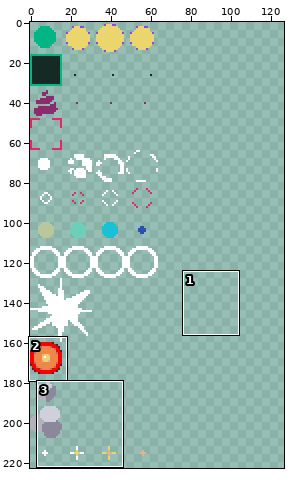
One commit to this sprite sheet: src/resource/img/bulletPattern.png. The first picture is a wide view before the edit; the outline marks the close-up.
Close-up. First the earlier version:
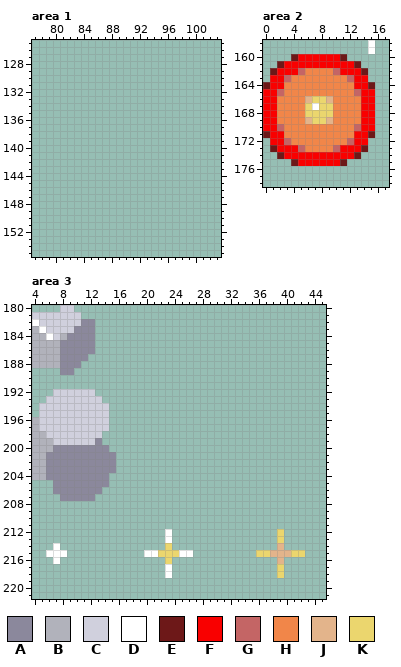
The file is 128x256 pixels. Shown: area 1: x 77..103, y 125..155; area 2: x 0..17, y 158..178; area 3: x 4..45, y 180..221. The wide view leaves out empty margins. The commit also changed other parts of the picture, which this record leaves out.
Palette (. is transparent): A #8b889c  B #b1b2bb  C #d0d0dd  D #ffffff  E #6d1818  F #f90000  G #c46565  H #f18649  J #e3b48b  K #ebd66e
The result:
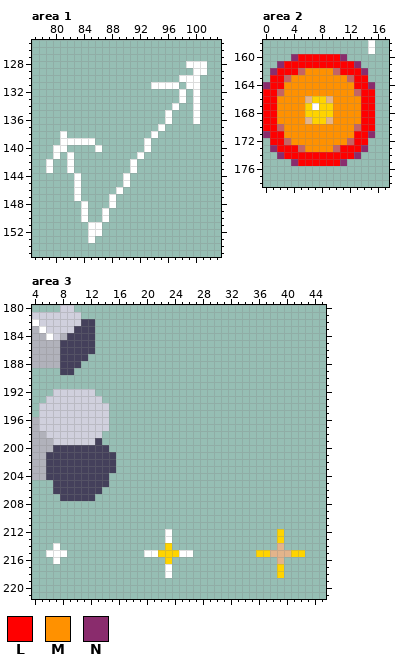
Colours new in this view: L #ff0000  M #ff9100  N #8a2c6d
Edits made:
Colour A changes from #8b889c to #44405b.
Colour K changes from #ebd66e to #ffd400.
Area 1:
Colour D is added in row 128 at x 99 to 101; in row 129 at x 100 to 101; in row 130 at x 98 to 100; in row 131 at x 94 to 97 and 99 to 100; in rows 132 to 133 at x 98 and 100; in row 134 at x 97 and 100.
Colour D is added in rows 135 to 136 at x 96 and 100; in row 137 at x 95; in row 138 at x 81 and 94; in row 139 at x 81 to 85 and 93; in row 140 at x 80 to 81, 86 and 93; in row 141 at x 80, 82 and 92.
Colour D is added in rows 142 to 143 at x 79, 82 and 91; in rows 144 to 145 at x 83 and 90; in row 146 at x 83 and 89; in row 147 at x 83 and 88; in row 148 at x 84 and 88; in rows 149 to 150 at x 84 and 87.
Colour D is added in rows 151 to 152 at x 85 to 86; in row 153 at x 85.
Area 2:
Colour L replaces colour F in row 160 at x 5 to 10; in row 161 at x 3 to 12; in row 162 at x 2 to 4 and 11 to 13; in rows 163 to 164 at x 1 to 2 and 13 to 14; in rows 165 to 170 at x 0 to 1 and 14 to 15; in rows 171 to 172 at x 1 to 2 and 13 to 14.
Colour L replaces colour F in row 173 at x 2 to 4 and 11 to 13; in row 174 at x 3 to 12; in row 175 at x 5 to 10.
Colour M replaces colour H in row 162 at x 6 to 9; in row 163 at x 4 to 11; in rows 164 to 165 at x 3 to 12; in rows 166 to 169 at x 2 to 5 and 10 to 13; in rows 170 to 171 at x 3 to 12; in row 172 at x 4 to 11.
Colour M replaces colour H in row 173 at x 6 to 9.
Colour N replaces colour E in row 160 at x 4 and 11; in row 161 at x 2 and 13; in row 162 at x 1 and 14; in row 164 at x 0 and 15; in row 171 at x 0 and 15; in row 173 at x 1 and 14.
Colour N replaces colour E in row 174 at x 2 and 13; in row 175 at x 4 and 11.
